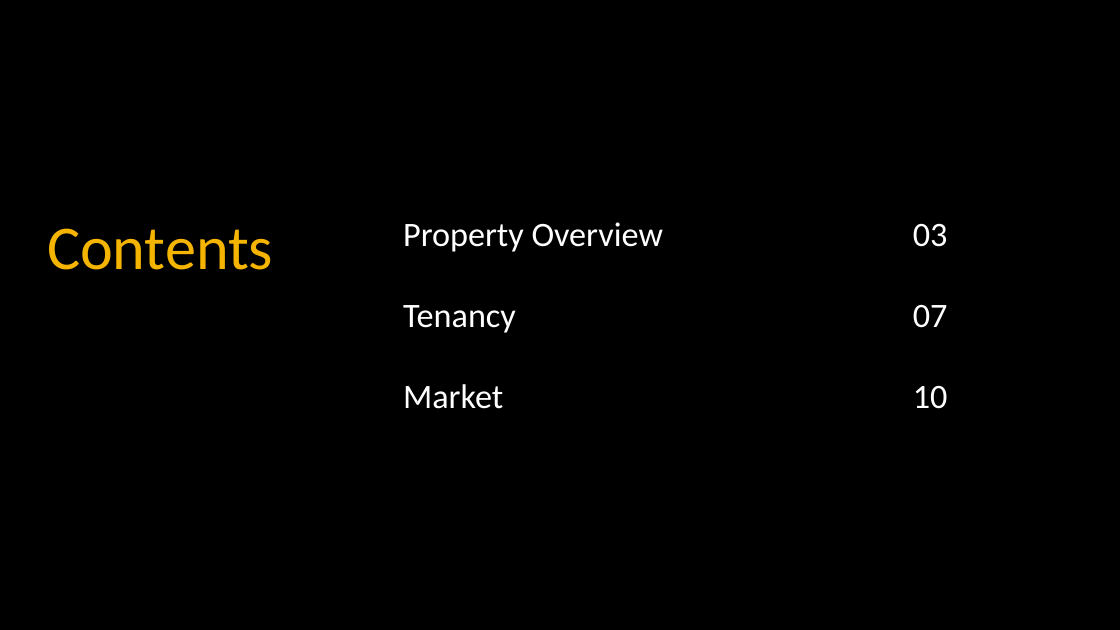
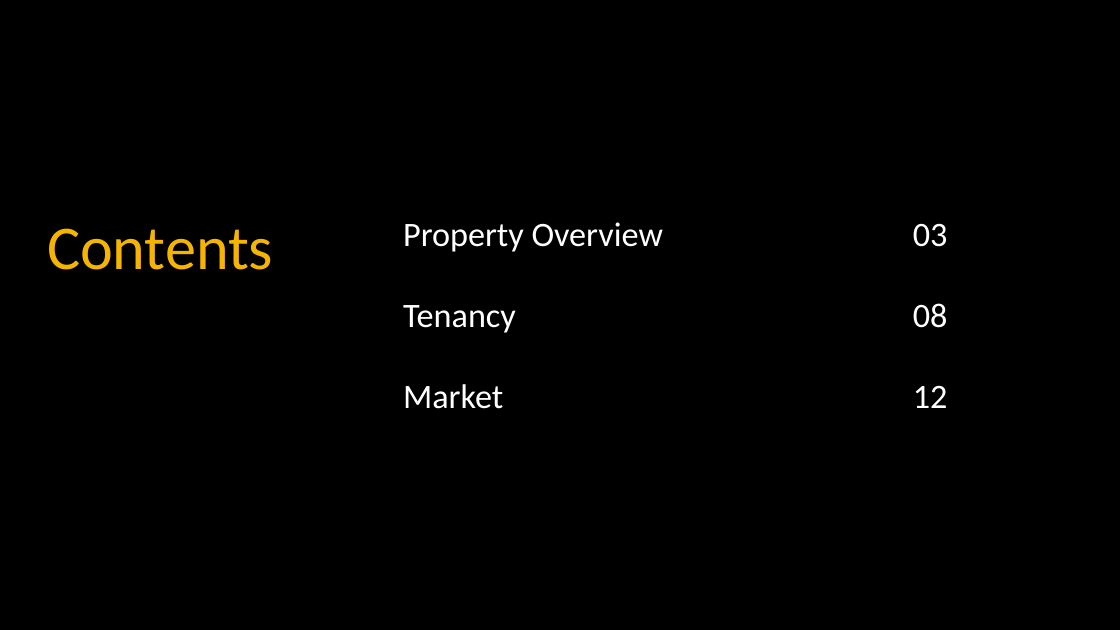
Before and after one commit to fredballs1115-ux/Underwrite-Copilot, a slide deck: slide 2 of equity-deck/2300_N_Street_NW_Investment_Overview.pptx. Drawn at 1120x630 pixels with LibreOffice and Linux fonts; fonts in the diff are those of the drawing. Boxes give left, top, right and bottom in pixels: in the first picture for what was removed or moved away, otherwise in the second. Text is boxed around its words. In the diff, an @@ line names an element or a change of style, - is before the commit and + after.

```diff
--- a/equity-deck/2300_N_Street_NW_Investment_Overview.pptx
+++ b/equity-deck/2300_N_Street_NW_Investment_Overview.pptx
@@ text at (913, 303, 948, 328): text changed @@
-07
+08
@@ text at (913, 385, 948, 408): text changed @@
-10
+12
```
Also in this commit, not shown: 8 other slides changed, 3 slides added, 2 other files.
